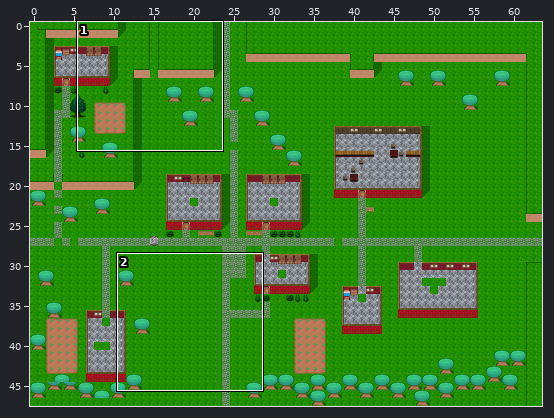
Two states of a Tiled map (JSON), maps/falldale2.json. Above, an overview of the earlier version with the close-up marked.
Close-up. First the earlier version:
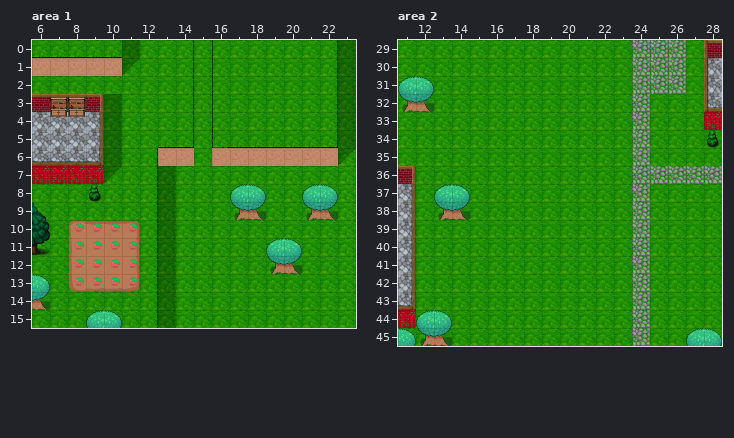
Cells are 50x50 px. Shown: area 1 x 6..23, y 0..15; area 2 x 11..28, y 29..45. The commit also changed other parts of the map, which this record leaves out.
After the commit:
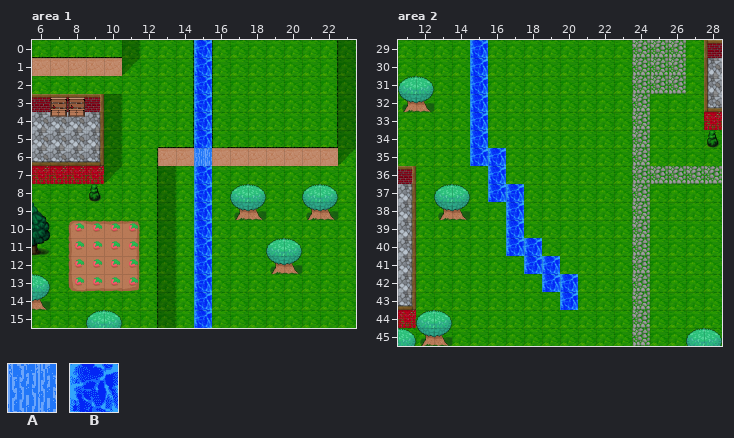
Key: from "tiles": A 589 "waterFallPlaceholder", B 590 "waterPlaceholder".
_ is an empty cell.
Message: bug fix: add scrolling water support again, force json maps to not be cached
The exact change:
Changed rows in their new state; . is an unchanged cell.
Layer "Midground", area 1:
first column x 15:
 0 B
 1 B
 2 B
 3 B
 4 B
 5 B
 6 A
 7 B
 8 B
 9 B
10 B
11 B
12 B
13 B
14 B
15 B
Layer "Midground", area 2:
first column x 15:
29 B.....
30 B.....
31 B.....
32 B.....
33 B.....
34 B.....
35 BB....
36 .B....
37 .BB...
38 ..B...
39 ..B...
40 ..BB..
41 ...BB.
42 ....BB
43 .....B
